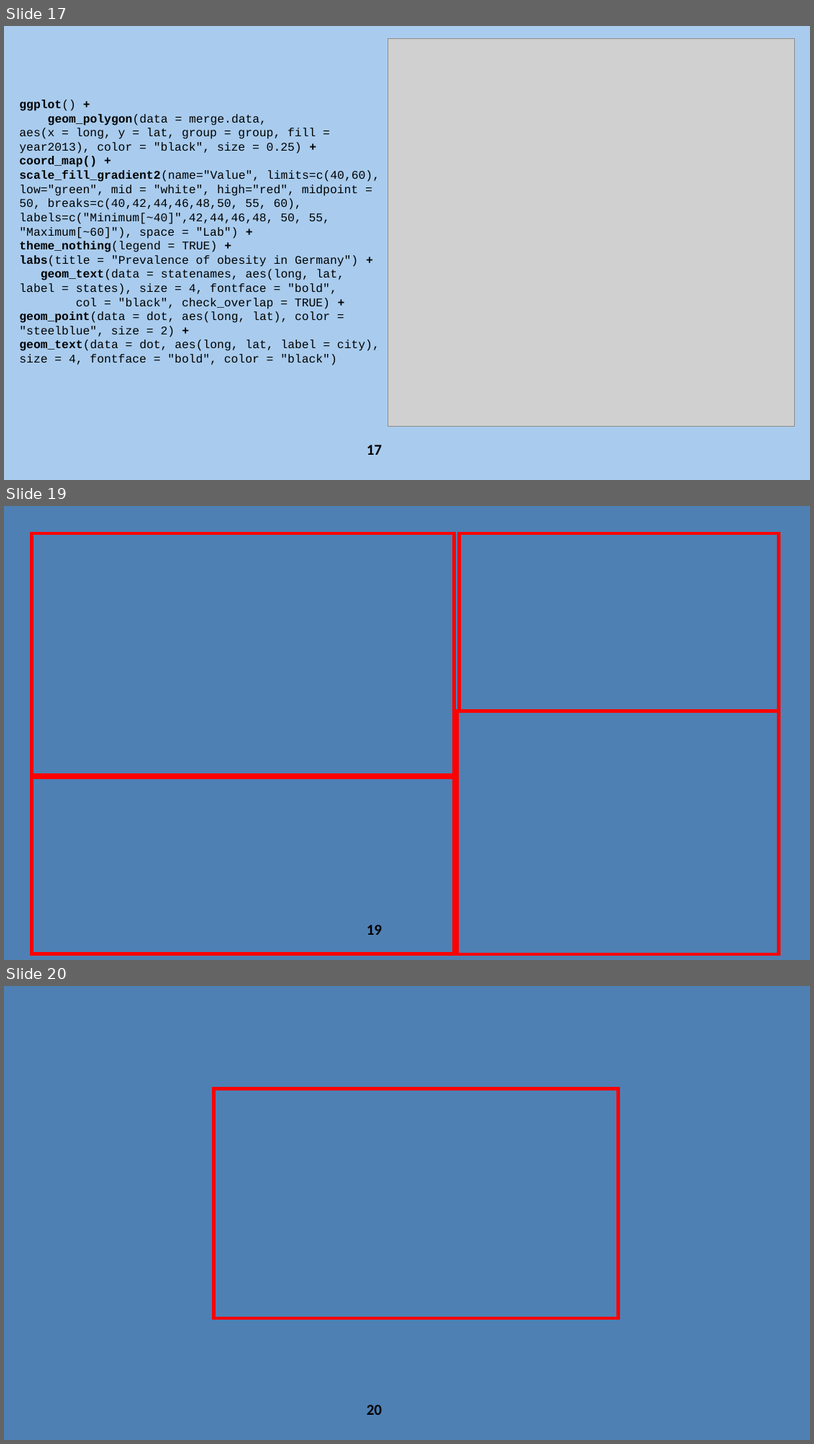
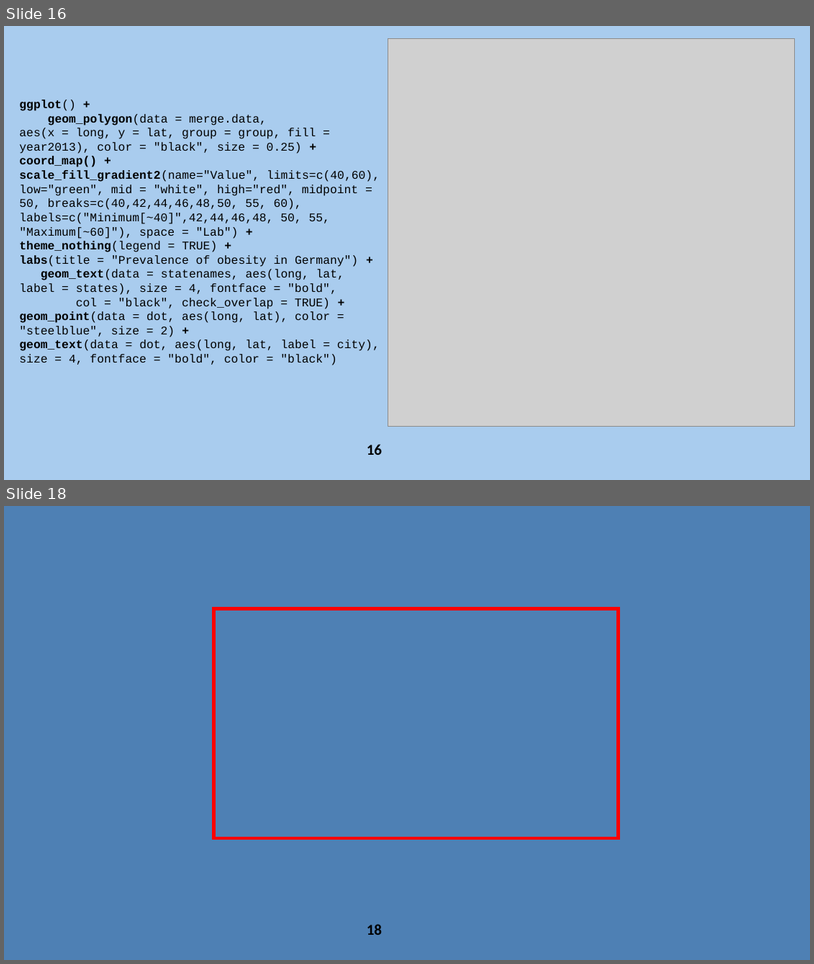
Before and after one commit to Primesty/WhyR, a slide deck: WhyR.pptx. Shown one above the other, each under a label of ours: slides 17, 19 and 20 before the commit, slides 16 and 18 after it; the slides between them are not shown. The pictures are 814x1444 and 814x964 pixels, drawn with LibreOffice and Linux fonts; fonts in the diff are those of the drawing; grey boxes stand for pictures; background and template pictures are left out. Boxes give left, top, right and bottom in pixels: in the first picture for what was removed or moved away, otherwise in the second. Text is boxed around its words. In the diff, an @@ line names an element or a change of style, - is before the commit and + after.

```diff
--- a/WhyR.pptx
+++ b/WhyR.pptx
@@ slide 19 removed at (4, 506, 810, 960), background picture (left out) @@
@@ rectangle removed at (32, 533, 455, 775) @@
@@ rectangle removed at (460, 533, 779, 710) @@
@@ rectangle removed at (457, 710, 779, 954) @@
@@ rectangle removed at (32, 777, 455, 955) @@
@@ page number removed at (367, 924, 382, 934) @@
-19
@@ what was slide 17 is now slide 16 @@
@@ page number at (367, 444, 382, 454): text changed @@
-17
+16
@@ what was slide 20 is now slide 18 @@
@@ page number at (367, 924, 382, 934): text changed @@
-20
+18
```
Also in this commit, not shown: 4 slides changed, 1 slide added, 2 other slides removed, 2 other files.
